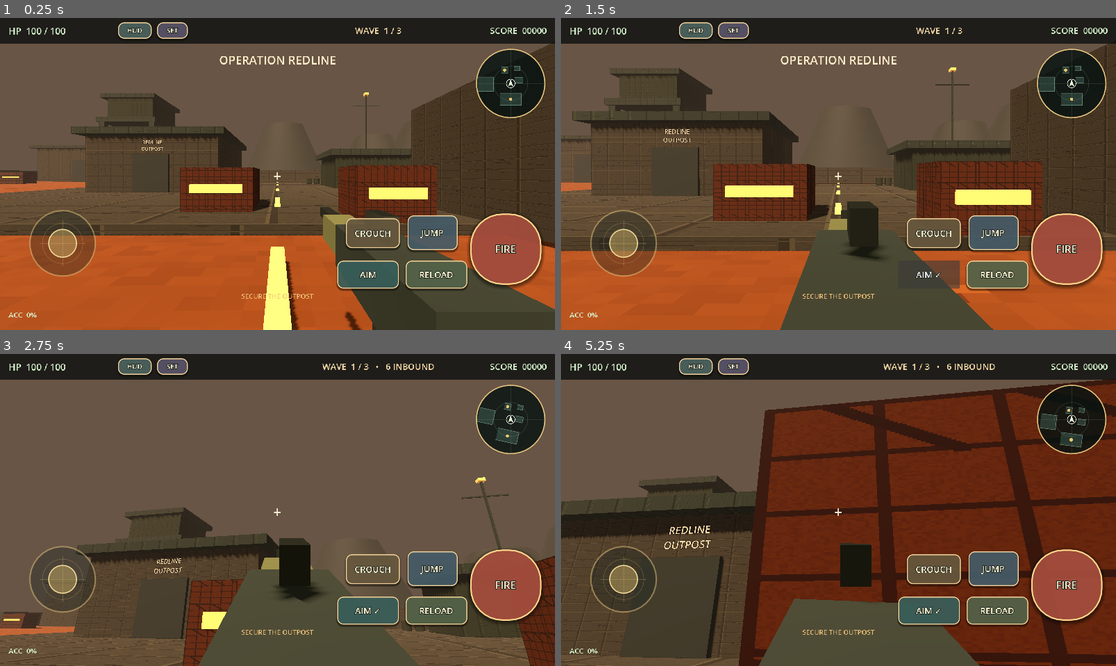
Above: before the commit, frames 1-4 (two rows, left to right).
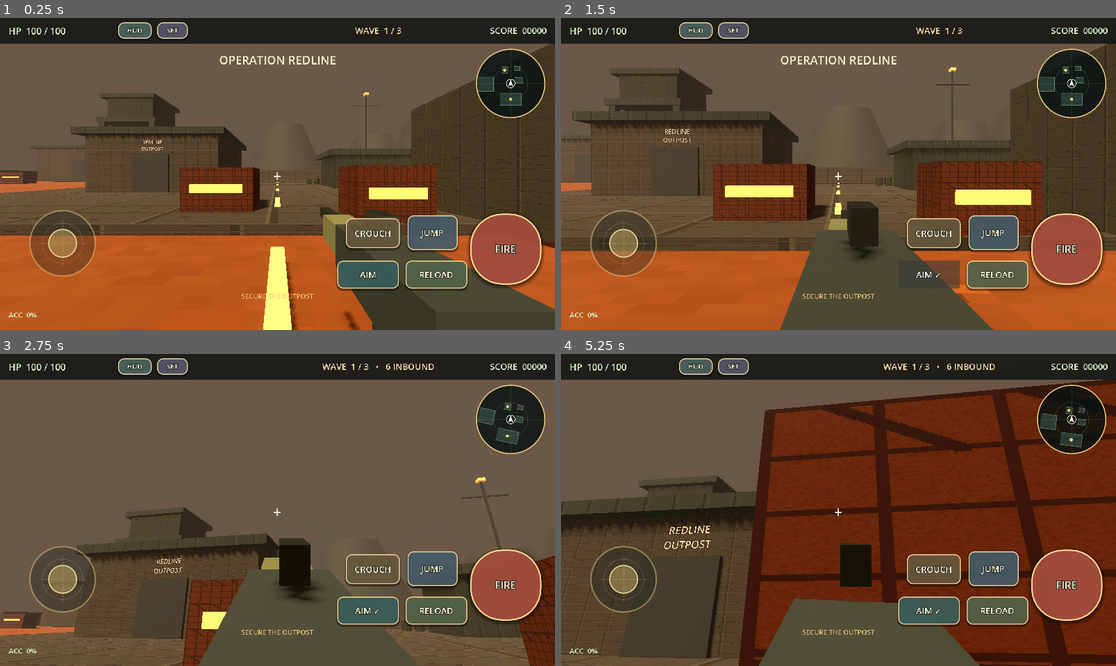
Above: after the commit, the same moments.

Repository: black-glass-dev/2D-Game
Game: Godot game, scene res://scenes/Main.tscn
Two runs of this game, one before a commit and one after it. Both use one fixed random seed, a clock stepped at 60 frames per second and the inputs below.
Inputs (mouse positions are in pixels of both pictures, inside the frame that each line leads up to):
- Up to frame 1 (0.25 s): no input
- Up to frame 2 (1.5 s): click "FIRE" at 0.5 s; click "AIM" at 1.25 s
- Up to frame 3 (2.75 s): tap Enter at 2 s; move the mouse to (305, 510) at 2.02 s; hold W from 2.03 s (still down); tap C at 2.1 s; click (305, 510) at 2.17 s; tap Space at 2.27 s
- Up to frame 4 (5.25 s): keep holding W; move the mouse to (810, 510) at 2.77 s; tap Shift at 2.85, 4.35 s; tap Space at 3.02, 4.52 s; move the mouse to (849, 503) at 3.52 s; tap C at 3.6, 5.1 s; move the mouse to (832, 516) at 4.27 s; click (832, 516) at 4.42 s; move the mouse to (877, 513) at 5.02 s

The runs differ from the first frame. In frame 1, 0.4% of the frame differs, in the area x 1-100%, y 37-100%; in frame 2, 0.3%; in frame 3, 0.2%; in frame 4, 0.8%, in the area x 0-35%, y 41-98%.

Commit message:
feat: add adaptive visual quality controls
Co-authored-by: arena-agent <297053741+arena-agent@users.noreply.github.com>

Diff:
--- a/project.godot
+++ b/project.godot
@@ -26,7 +26,9 @@
 textures/vram_compression/import_etc2_astc=true
 textures/canvas_textures/default_texture_filter=0
 anti_aliasing/quality/msaa_3d=0
-anti_aliasing/quality/screen_space_aa=0
+# FXAA-style screen-space smoothing preserves the low-resolution pixel look while
+# reducing harsh shimmering on 3D silhouettes at a modest mobile cost.
+anti_aliasing/quality/screen_space_aa=1
 
 [physics]
 common/enable_pause_aware_picking=true
--- a/scripts/main.gd
+++ b/scripts/main.gd
@@ -28,6 +28,7 @@
 var kill_feed: VBoxContainer
 var minimap: TacticalRadar
 var settings := RedlineSettings.new()
+var performance_governor: PerformanceGovernor
 var settings_button: Button
 var settings_panel: Panel
 var settings_summary: Label
@@ -59,6 +60,9 @@
 func _ready() -> void:
 	settings.load_from_disk()
 	WorldBuilder.build(self)
+	performance_governor = PerformanceGovernor.new()
+	add_child(performance_governor)
+	performance_governor.configure(self)
 	player = OutpostPlayer.new()
 	player.position = PLAYER_SPAWN
 	add_child(player)
@@ -443,11 +447,13 @@
 	if rifle != null:
 		rifle.set_aim_assist_enabled(settings.aim_assist)
 		rifle.set_effects_enabled(settings.screen_effects)
+	if performance_governor != null:
+		performance_governor.set_effects_requested(settings.screen_effects)
 	_update_settings_summary()
 
 func _update_settings_summary() -> void:
 	if settings_summary != null:
-		settings_summary.text = "LOOK  %.0f%%   •   ASSIST  %s   •   EFFECTS  %s" % [settings.look_sensitivity * 100.0, "ON" if settings.aim_assist else "OFF", "ON" if settings.screen_effects else "OFF"]
+		settings_summary.text = "LOOK  %.0f%%   •   ASSIST  %s   •   EFFECTS  %s\nAUTO 60 FPS  •  ACTIVE" % [settings.look_sensitivity * 100.0, "ON" if settings.aim_assist else "OFF", "ON" if settings.screen_effects else "OFF"]
 
 func _build_hud_editor() -> void:
 	editor_surface = Control.new()
--- /dev/null
+++ b/scripts/performance_governor.gd
@@ -0,0 +1,54 @@
+class_name PerformanceGovernor
+extends Node
+
+## Watches frame rate at a low cadence and reduces only presentation features if
+## sustained load threatens the mobile 60 FPS target. Gameplay simulation, input
+## and HUD are never changed by this controller.
+const SAMPLE_INTERVAL := 1.0
+const REDUCE_THRESHOLD := 50.0
+const RESTORE_THRESHOLD := 58.0
+const REDUCE_AFTER := 3.0
+const RESTORE_AFTER := 7.0
+
+var world_root: Node3D
+var effects_requested := true
+var adaptive_reduced := false
+var sample_left := SAMPLE_INTERVAL
+var low_fps_time := 0.0
+var high_fps_time := 0.0
+
+func configure(root: Node3D) -> void:
+	world_root = root
+	_apply_presentation()
+
+func set_effects_requested(enabled: bool) -> void:
+	effects_requested = enabled
+	_apply_presentation()
+
+func _process(delta: float) -> void:
+	if world_root == null:
+		return
+	sample_left -= delta
+	if sample_left > 0.0:
+		return
+	sample_left = SAMPLE_INTERVAL
+	var fps := Engine.get_frames_per_second()
+	if fps < REDUCE_THRESHOLD:
+		low_fps_time += SAMPLE_INTERVAL
+		high_fps_time = 0.0
+	elif fps > RESTORE_THRESHOLD:
+		high_fps_time += SAMPLE_INTERVAL
+		low_fps_time = 0.0
+	else:
+		low_fps_time = maxf(low_fps_time - SAMPLE_INTERVAL * 0.5, 0.0)
+		high_fps_time = maxf(high_fps_time - SAMPLE_INTERVAL * 0.5, 0.0)
+	if not adaptive_reduced and low_fps_time >= REDUCE_AFTER:
+		adaptive_reduced = true
+		_apply_presentation()
+	elif adaptive_reduced and high_fps_time >= RESTORE_AFTER:
+		adaptive_reduced = false
+		_apply_presentation()
+
+func _apply_presentation() -> void:
+	if world_root != null:
+		WorldBuilder.set_presentation_quality(world_root, effects_requested, adaptive_reduced)
--- a/scripts/world_builder.gd
+++ b/scripts/world_builder.gd
@@ -98,6 +98,18 @@
 	_add_outpost_details(root, metal, olive, crate, lamp_glow)
 	_add_sign(root)
 
+static func set_presentation_quality(root: Node3D, effects_enabled: bool, adaptive_reduced: bool) -> void:
+	var world_environment := root.get_node_or_null("Dusty sunset environment") as WorldEnvironment
+	if world_environment != null and world_environment.environment != null:
+		var environment := world_environment.environment
+		environment.glow_enabled = effects_enabled and not adaptive_reduced
+		environment.glow_intensity = 0.72 if effects_enabled else 0.0
+		environment.fog_density = 0.0048 if adaptive_reduced else 0.0065
+	var sun := root.get_node_or_null("Low desert sun") as DirectionalLight3D
+	if sun != null:
+		sun.shadow_enabled = not adaptive_reduced
+		sun.directional_shadow_max_distance = 36.0 if adaptive_reduced else 56.0
+
 static func _build_environment(root: Node3D) -> void:
 	var world_env := WorldEnvironment.new()
 	world_env.name = "Dusty sunset environment"
@@ -111,6 +123,14 @@
 	env.fog_light_color = Color("937863")
 	env.fog_light_energy = 0.48
 	env.fog_density = 0.0065
+	# Glow is subtle and limited to emissive lamps, tracers and muzzle flashes.
+	# The performance governor turns it off first if a device cannot sustain 60 FPS.
+	env.glow_enabled = true
+	env.glow_normalized = true
+	env.glow_intensity = 0.72
+	env.glow_strength = 0.86
+	env.glow_bloom = 0.10
+	env.glow_hdr_threshold = 1.25
 	world_env.environment = env
 	root.add_child(world_env)
 
@@ -120,7 +140,10 @@
 	sun.light_color = Color("ffd8ae")
 	sun.light_energy = 0.95
 	sun.shadow_enabled = true
-	sun.directional_shadow_max_distance = 46
+	sun.directional_shadow_max_distance = 56
+	sun.directional_shadow_fade_start = 0.78
+	sun.directional_shadow_blend_splits = true
+	sun.light_angular_distance = 0.45
 	root.add_child(sun)
 
 static func _box(parent: Node3D, label: String, position: Vector3, size: Vector3, material: Material, collision := true) -> Node3D:
